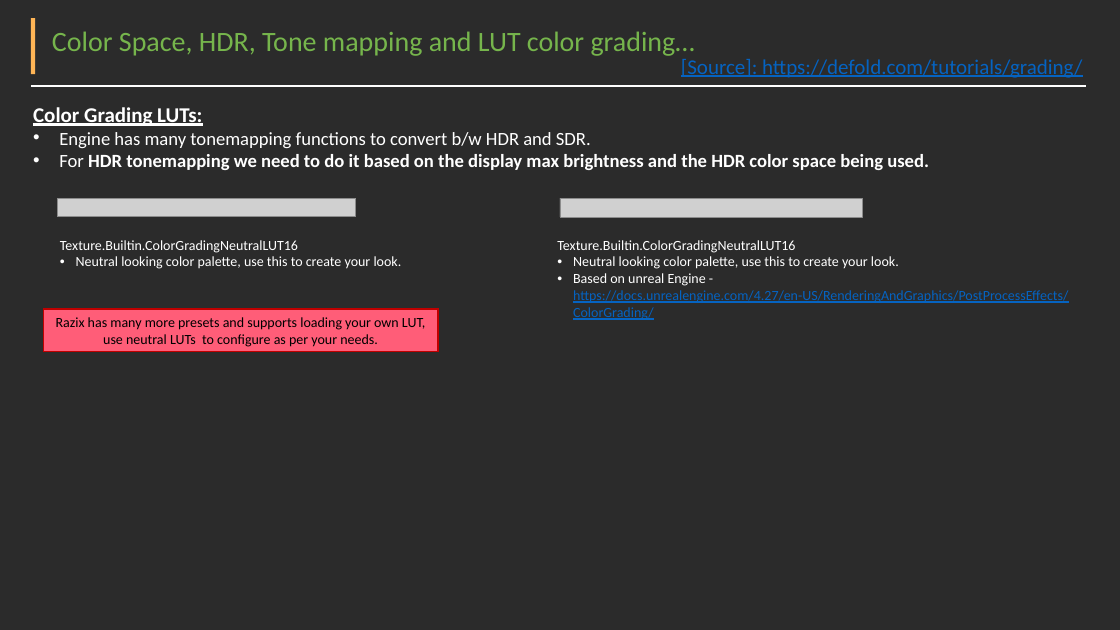
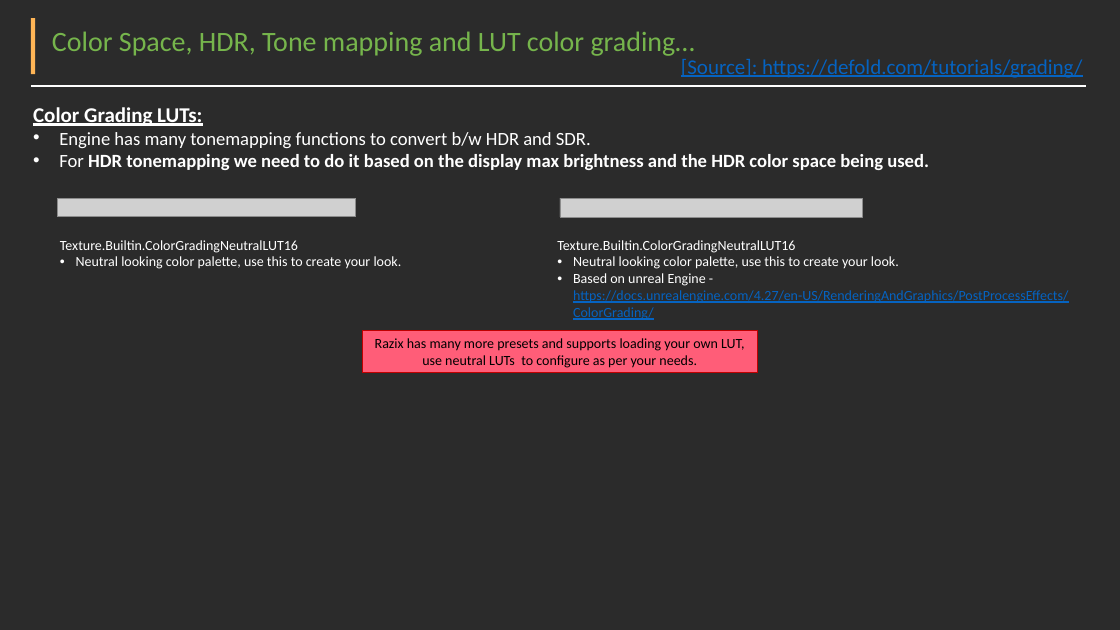
Before and after one commit to Pikachuxxxx/Razix, a slide deck: slide 8 of Docs/Features overview.pptx. Drawn at 1120x630 pixels with LibreOffice and Linux fonts; fonts in the diff are those of the drawing; grey boxes stand for pictures; background and template pictures are left out; a plain dark background stands for a picture behind light text. Boxes give left, top, right and bottom in pixels: in the first picture for what was removed or moved away, otherwise in the second. Text is boxed around its words. In the diff, an @@ line names an element or a change of style, - is before the commit and + after.

```diff
--- a/Docs/Features overview.pptx
+++ b/Docs/Features overview.pptx
@@ rectangle "Razix has many more presets ...": place and size @@
-rectangle "Razix has many more presets ..." at [44,309,439,351]
+rectangle "Razix has many more presets ..." at [363,330,758,372]
```
Also in this commit, not shown: 2 other slides changed, 27 other files.
